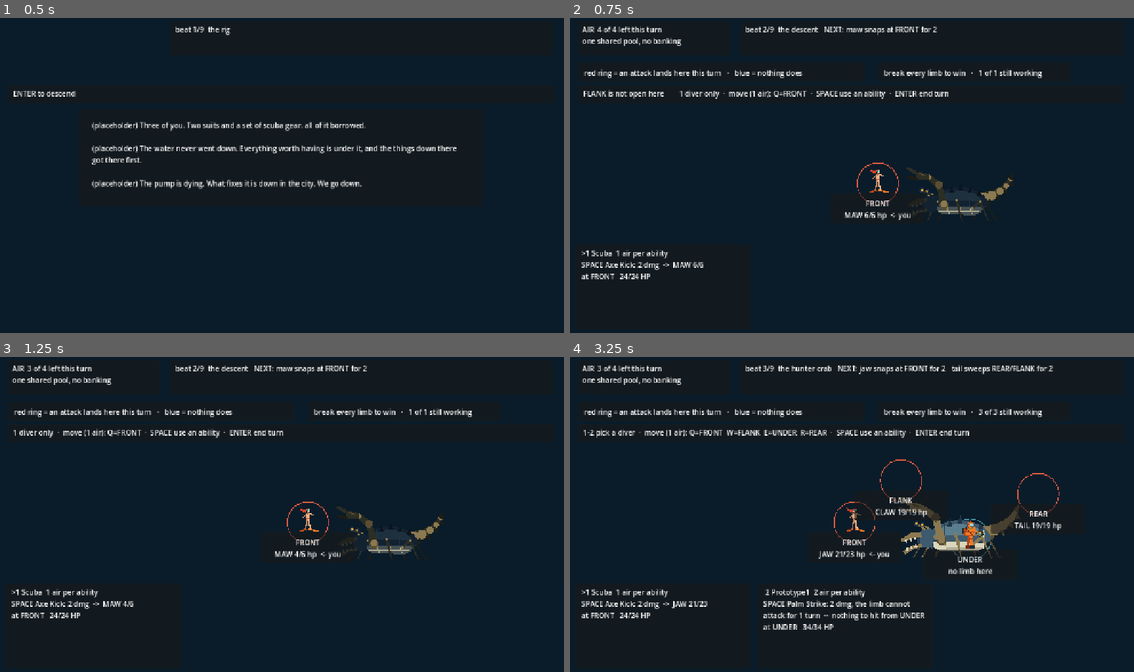
Above: before the commit, frames 1-4 (two rows, left to right).
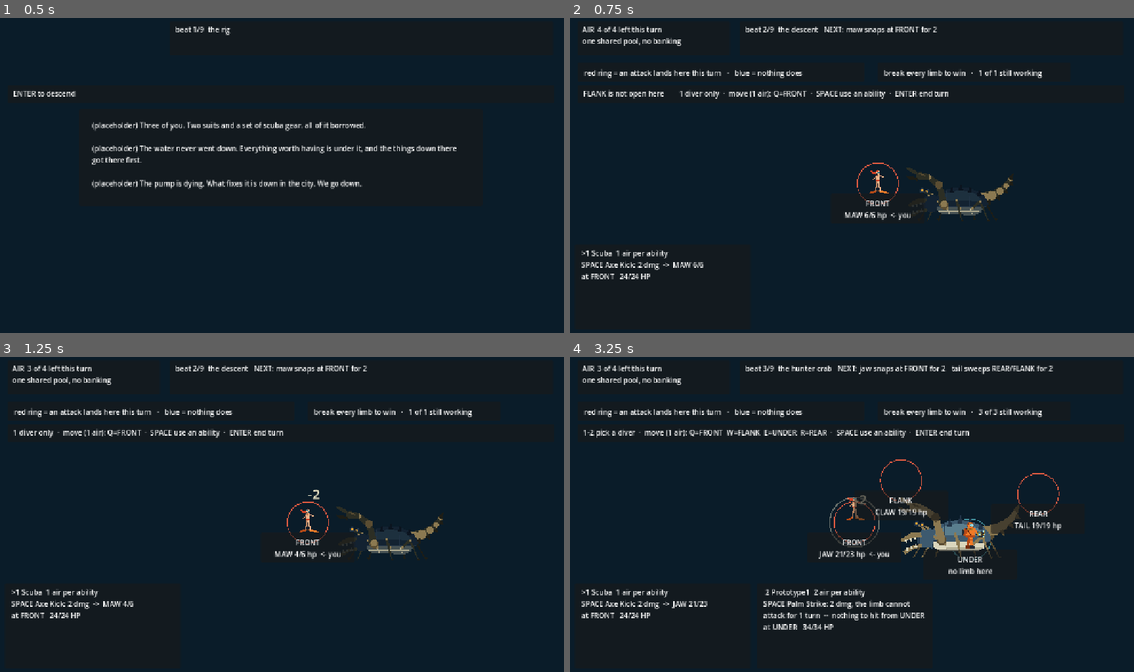
Above: after the commit, the same moments.

Repository: ImmortalDemonGod/salvage
Game: Godot game, scene res://game/main.tscn
The game is run twice, just before and just after one commit, with the same random seed, the same clock (stepped at 60 frames per second) and the same inputs.
Inputs:
- Up to frame 1 (0.5 s): no input
- Up to frame 2 (0.75 s): tap Enter at 0.5 s; hold W from 0.53 s (still down); tap 1 at 0.6 s
- Up to frame 3 (1.25 s): keep holding W; tap Space at 0.77 s
- Up to frame 4 (3.25 s): release W at 1.28 s; tap 2 at 1.35 s; tap Space at 1.52, 2.75, 3.02 s; hold W from 2.03 s (still down); tap 3 at 2.1 s; tap 4 at 2.85 s

Frame 1 is identical in both runs. In frame 2, less than 0.1% of the frame differs, in the area x 53-57%, y 48-56%; in frame 3, less than 0.1%; in frame 4, 0.3%, in the area x 45-74%, y 43-61%.

Commit message:
make a round resolve visibly
A playtest review of the ten-screen playthrough named the same failure the
last prototype was criticised for, and proved it with the screenshots:
put beat 3 next to beat 3 one full round later and the only difference in
the whole 1280x800 frame is "24/24 HP" becoming "22/24 HP" in a corner
panel. A round resolved, an enemy attacked, and nothing on screen said so.

game/fx.gd is placeholder motion, which is what SPEC Part 6 commits to
building before asking Glass_Goat for the real thing. It is driven off
SfxEvents, the same classifier the audio uses, for the same reason the
ring and the telegraph read one function: two renderings of one event
cannot drift apart, and G7 already proves all twelve events reach real
sim log lines.

- the enemy reaching you draws a bolt travelling from the limb to the
  station it named, the struck diver recoils, and the screen kicks. This
  is the one that read as nothing, so it got the most.
- a diver attacking lunges at the limb it is hitting and the limb flashes
- damage leaves the thing it happened to as a floating number, in white
  for damage dealt and red for damage taken
- a limb breaking bursts its ring; a limb shut down rings it in blue
- a cut air line and a downed diver announce themselves
- divers bob on an idle sine, so a turn spent thinking is not a still frame

verify/door.gd caught its own blind spot on the first run: it anchored on
the first `match k:` in the file, and _motion introduced another one
above the input handler, so the key map read as empty. It anchors on
_unhandled_input now.

Diff:
--- /dev/null
+++ b/game/fx.gd
@@ -0,0 +1,85 @@
+# Placeholder MOTION. Nothing in this build moved: no attack motion, no hit
+# reaction, and nothing at all when the enemy swung. On the last prototype
+# the most severe playtest finding was that enemy attacks read as nothing,
+# and the answer then was to write better numbers, which did not work.
+#
+# SPEC Part 6 commits to building placeholder motion first and handing it to
+# Glass_Goat as the brief, so this is that brief, in code.
+#
+# Driven off SfxEvents, the SAME classifier the audio uses, for the same
+# reason the ring and the telegraph read one function: two renderings of one
+# event cannot drift apart. G7 already proves all 12 events reach the sim's
+# real log lines, so the motion is wired wherever the sound is.
+#
+# Pure presentation. No sim state is touched, nothing here is read back, and
+# a dropped frame changes nothing but how it looks.
+class_name Fx
+extends RefCounted
+
+class Effect extends RefCounted:
+	var kind := ""
+	var t := 0.0
+	var dur := 0.4
+	var at := Vector2.ZERO
+	var to := Vector2.ZERO
+	var text := ""
+	var col := Color(1, 1, 1)
+	var who := -1        # diver id, for recoil and lunge
+	var limb := -1       # limb index, for the flash
+	func k() -> float:   # 0..1
+		return clampf(t / max(0.001, dur), 0.0, 1.0)
+
+var live: Array = []
+var shake := 0.0
+var _clock := 0.0
+
+func tick(dt: float) -> void:
+	_clock += dt
+	shake = max(0.0, shake - dt * 5.0)
+	var keep: Array = []
+	for e in live:
+		e.t += dt
+		if e.t < e.dur:
+			keep.append(e)
+	live = keep
+
+func busy() -> bool:
+	return not live.is_empty() or shake > 0.01
+
+# a slow bob so the board is not a still image while you think
+func idle(seed_i: int) -> Vector2:
+	return Vector2(0, sin(_clock * 1.7 + float(seed_i) * 1.3) * 2.4)
+
+func add(kind: String, dur: float, at: Vector2, to := Vector2.ZERO,
+		text := "", col := Color(1, 1, 1), who := -1, limb := -1) -> void:
+	var e := Effect.new()
+	e.kind = kind; e.dur = dur; e.at = at; e.to = to
+	e.text = text; e.col = col; e.who = who; e.limb = limb
+	live.append(e)
+
+func kick(amount: float) -> void:
+	shake = min(1.0, shake + amount)
+
+# how far a diver is thrown by whatever is happening to it right now
+func diver_offset(id: int) -> Vector2:
+	var off := Vector2.ZERO
+	for e in live:
+		if e.who != id:
+			continue
+		if e.kind == "lunge":
+			# out fast, back slower: the shape of a strike
+			var k: float = e.k()
+			var f: float = sin(k * PI)
+			off += (e.to - e.at).normalized() * 26.0 * f
+		elif e.kind == "recoil":
+			var k2: float = e.k()
+			off += (e.to - e.at).normalized() * 18.0 * (1.0 - k2) * sin(k2 * PI * 3.0)
+	return off
+
+# 0 when calm, up to 1 at the instant a limb is struck
+func limb_flash(idx: int) -> float:
+	var v := 0.0
+	for e in live:
+		if e.limb == idx and e.kind == "flash":
+			v = max(v, 1.0 - e.k())
+	return v
--- a/game/main.gd
+++ b/game/main.gd
@@ -5,6 +5,7 @@
 extends Control
 
 const Art := preload("res://game/art.gd")
+const Fx := preload("res://game/fx.gd")
 const Run := preload("res://sim/run.gd")
 const Sfx := preload("res://game/sfx.gd")
 
@@ -224,6 +225,10 @@
 # The last project's audio was fully dead in the played game while its
 # tests were green, because the test asserted the disconnected side.
 func _voice() -> void:
+	# motion first, off the SAME lines and the SAME classifier the audio
+	# uses, so a thing you hear is a thing you see
+	if combat != null:
+		_motion(combat.log_lines, _log_at)
 	if sfx == null:
 		return
 	if combat != null:
@@ -231,15 +236,92 @@
 	elif run.puzzle != null:
 		_log_at = sfx.drain(run.puzzle.log_lines, _log_at)
 
+# --- turning the sim's own sentences into motion ------------------------
+func _diver_named(line: String) -> int:
+	for d in combat.divers:
+		if line.find(String(d.dname)) >= 0:
+			return int(d.id)
+	return -1
+
+func _limb_named(line: String) -> int:
+	for i in range(combat.LIMB_NAMES.size()):
+		if line.find(String(combat.LIMB_NAMES[i])) >= 0:
+			return i
+	return -1
+
+func _limb_at(idx: int) -> Vector2:
+	for st in range(5):
+		if int(combat.STATION_LIMB[st]) == idx:
+			return place(st)
+	return Vector2(DESIGN.x * 0.72, DESIGN.y * 0.45)
+
+func _amount(line: String) -> int:
+	var at := line.rfind(" for ")
+	if at < 0:
+		return 0
+	return int(line.substr(at + 5).strip_edges())
+
+const HURT := Color(0.95, 0.42, 0.32)
+const DEALT := Color(0.96, 0.93, 0.80)
+
+func _motion(lines: Array, from: int) -> void:
+	for i in range(from, lines.size()):
+		var line := String(lines[i])
+		var ev: int = SfxEvents.classify(line)
+		var who := _diver_named(line)
+		var lb := _limb_named(line)
+		var n := _amount(line)
+		match ev:
+			SfxEvents.Kind.HIT:
+				# a diver struck a limb: lunge at it, flash it, count it
+				if who >= 0 and lb >= 0:
+					var a: Vector2 = diver_foot(combat.divers[who])
+					fx.add("lunge", 0.34, a, _limb_at(lb), "", DEALT, who)
+					fx.add("flash", 0.36, _limb_at(lb), Vector2.ZERO, "", DEALT, -1, lb)
+					fx.add("float", 0.95, _limb_at(lb) + Vector2(0, -30), Vector2.ZERO, "-%d" % n, DEALT)
+					fx.kick(0.10 + 0.02 * n)
+			SfxEvents.Kind.TAKE:
+				# the enemy reached a station. THIS is the one that read as
+				# nothing last time, so it gets the bolt, the recoil and the
+				# shake rather than a number appearing somewhere.
+				if who >= 0:
+					var d = combat.divers[who]
+					var src: Vector2 = _limb_at(lb) if lb >= 0 else Vector2(DESIGN.x * 0.8, DESIGN.y * 0.4)
+					var dst: Vector2 = diver_foot(d)
+					fx.add("bolt", 0.28, src, dst, "", HURT)
+					fx.add("recoil", 0.42, src, dst, "", HURT, who)
+					fx.add("float", 1.05, dst + Vector2(0, -70), Vector2.ZERO, "-%d" % n, HURT)
+					fx.kick(0.22 + 0.03 * n)
+			SfxEvents.Kind.BREAK:
+				if lb >= 0:
+					fx.add("burst", 0.55, _limb_at(lb), Vector2.ZERO, "BROKEN", DEALT, -1, lb)
+					fx.kick(0.5)
+			SfxEvents.Kind.SHUTDOWN:
+				if lb >= 0:
+					fx.add("ring", 0.5, _limb_at(lb), Vector2.ZERO, "SHUT DOWN", Color(0.55, 0.78, 0.95), -1, lb)
+			SfxEvents.Kind.CUT:
+				fx.add("float", 1.2, Vector2(210, 150), Vector2.ZERO, "AIR LINE CUT", HURT)
+				fx.kick(0.35)
+			SfxEvents.Kind.DOWN:
+				if who >= 0:
+					fx.add("float", 1.3, diver_foot(combat.divers[who]) + Vector2(0, -70), Vector2.ZERO, "DOWN", HURT)
+					fx.kick(0.45)
+
 # Report the current beat in the window title. On the web export this is
 # document.title, so the capture driver can read where the replay actually
 # ended up instead of trusting the key sequence to have landed.
 var _title_ticks := 0
-
-func _process(_dt: float) -> void:
+var fx := Fx.new()
+
+func _process(dt: float) -> void:
 	if _title_ticks < 120:
 		_title_ticks += 1
 		_stamp_title()
+	fx.tick(dt)
+	# the board breathes even when nothing is happening, so a turn spent
+	# thinking is not a still image
+	if combat != null:
+		queue_redraw()
 
 func _stamp_title() -> void:
 	var b: Dictionary = run.current()
@@ -607,6 +689,10 @@
 	if run != null and run.puzzle != null:
 		_draw_lock(run.puzzle)
 		return
+	var jolt := Vector2.ZERO
+	if fx.shake > 0.01:
+		jolt = Vector2(sin(fx.shake * 41.0), cos(fx.shake * 37.0)) * fx.shake * 9.0
+	draw_set_transform(jolt, 0.0, Vector2.ONE)
 	# station rings: red while the limb they expose is live, teal once it is
 	# broken or absent. This is the map changing, drawn.
 	if combat == null:
@@ -640,4 +726,42 @@
 	for d in combat.divers:
 		if d.down:
 			continue
-		Art.draw_diver(self, d.cost, diver_foot(d), DIVER_SCALE, 1)
+		Art.draw_diver(self, d.cost, diver_foot(d) + fx.diver_offset(int(d.id)) + fx.idle(int(d.id)), DIVER_SCALE, 1)
+	_draw_fx()
+
+# --- the effects themselves, painted over the board ---------------------
+func _draw_fx() -> void:
+	var f: Font = ThemeDB.fallback_font
+	for e in fx.live:
+		var k: float = e.k()
+		match e.kind:
+			"bolt":
+				# the enemy reaching you, drawn as a strike travelling from
+				# the limb to the station it named. The telegraph promised
+				# this exact line one turn earlier; now you watch it land.
+				var head: Vector2 = e.at.lerp(e.to, min(1.0, k * 1.6))
+				var tail: Vector2 = e.at.lerp(e.to, max(0.0, k * 1.6 - 0.45))
+				var fade := Color(e.col.r, e.col.g, e.col.b, 1.0 - k * 0.7)
+				draw_line(tail, head, fade, 7.0 - 3.0 * k)
+				draw_circle(head, 13.0 * (1.0 - k * 0.5), fade)
+			"flash":
+				draw_arc(e.at, 46.0 + 16.0 * k, 0, TAU, 36,
+					Color(e.col.r, e.col.g, e.col.b, 1.0 - k), 4.0 - 2.0 * k)
+			"burst":
+				var r: float = 40.0 + 90.0 * k
+				draw_arc(e.at, r, 0, TAU, 40, Color(e.col.r, e.col.g, e.col.b, 1.0 - k), 5.0 * (1.0 - k))
+				if e.text != "":
+					draw_string(f, e.at + Vector2(-46, -60 - 26 * k), e.text,
+						HORIZONTAL_ALIGNMENT_LEFT, -1, 26, Color(e.col.r, e.col.g, e.col.b, 1.0 - k))
+			"ring":
+				draw_arc(e.at, 52.0, 0, TAU, 40, Color(e.col.r, e.col.g, e.col.b, 1.0 - k), 3.0)
+				if e.text != "":
+					draw_string(f, e.at + Vector2(-52, -62), e.text,
+						HORIZONTAL_ALIGNMENT_LEFT, -1, 20, Color(e.col.r, e.col.g, e.col.b, 1.0 - k))
+			"float":
+				# a number that leaves the thing it happened to, so damage
+				# has a place as well as a value
+				var rise: Vector2 = e.at + Vector2(0, -46.0 * k)
+				var a: float = 1.0 if k < 0.6 else (1.0 - (k - 0.6) / 0.4)
+				draw_string(f, rise, e.text, HORIZONTAL_ALIGNMENT_LEFT, -1, 30,
+					Color(e.col.r, e.col.g, e.col.b, a))
--- a/verify/door.gd
+++ b/verify/door.gd
@@ -55,7 +55,13 @@
 	# --- the key map, as the engine will actually dispatch it ---
 	var map: Dictionary = {}          # KEY_NAME -> the call it makes
 	var in_match := false
-	for raw in main.split("\n"):
+	var handler := main.split("func _unhandled_input")
+	if handler.size() < 2:
+		fail("NO INPUT HANDLER FOUND in game/main.gd -- this check is asleep")
+		_done()
+		return
+	var body: String = String(handler[1])
+	for raw in body.split("\n"):
 		var line := raw.strip_edges()
 		if line.begins_with("match k:"):
 			in_match = true
@@ -75,7 +81,7 @@
 	# Blocks (KEY_1: then an indented body) carry their calls on later lines.
 	# Fold every player_* call in the file into a reachable set, but only if
 	# it sits under the match. Simpler and stricter: scan the match region.
-	var region := main.split("match k:")[-1].split("\nfunc ")[0]
+	var region := body.split("\nfunc ")[0]
 	var bound: Dictionary = {}
 	for m in RegEx.create_from_string("(player_[a-z_]+)\\s*\\(([^)]*)\\)").search_all(region):
 		var fn := m.get_string(1)
